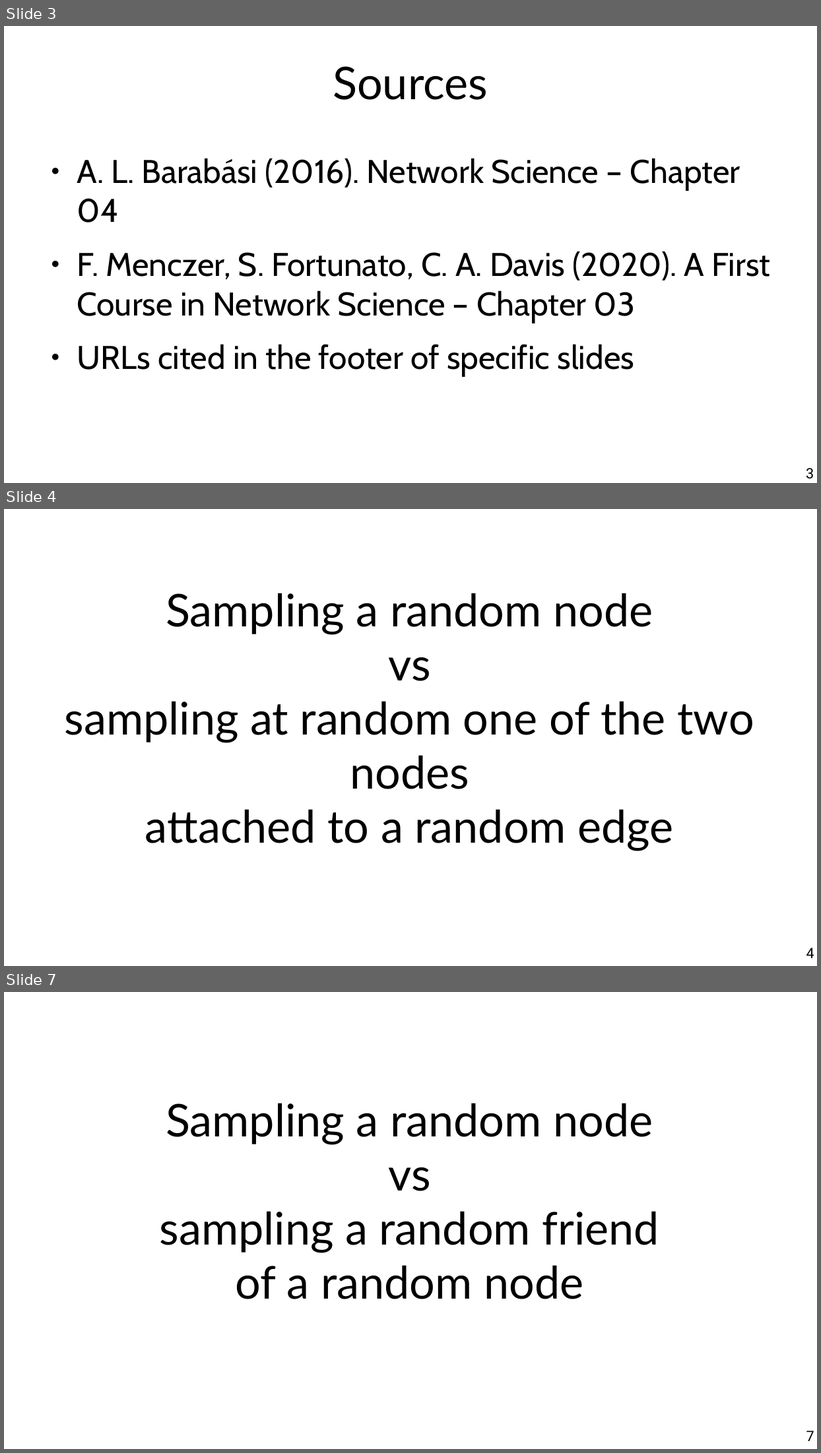
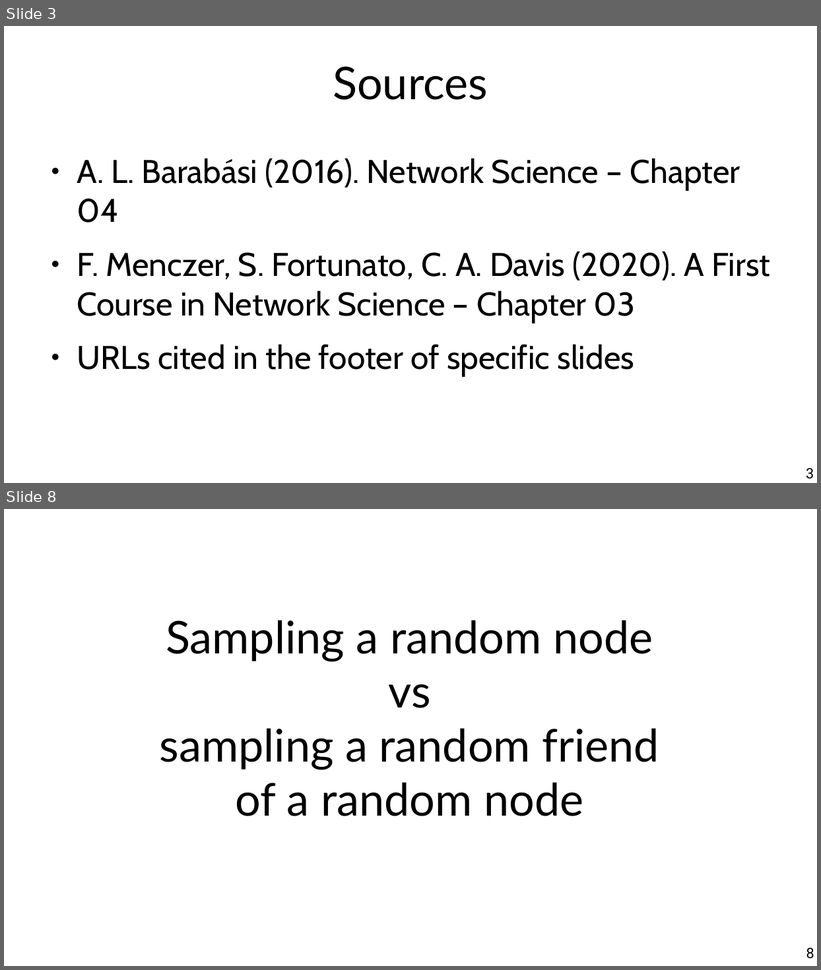
Before and after one commit to chatox/networks-science-course, a slide deck: theory/odp/tt15-friendship_paradox.odp. Shown one above the other, each under a label of ours: slides 3, 4 and 7 before the commit, slides 3 and 8 after it; the slides between them are not shown. The pictures are 821x1453 and 821x970 pixels, drawn with LibreOffice and Linux fonts; fonts in the diff are those of the drawing. Boxes give left, top, right and bottom in pixels: in the first picture for what was removed or moved away, otherwise in the second. Text is boxed around its words. In the diff, an @@ line names an element or a change of style, - is before the commit and + after.

```diff
--- a/theory/odp/tt15-friendship_paradox.odp
+++ b/theory/odp/tt15-friendship_paradox.odp
@@ slide 4 removed at box(4, 509, 817, 966), background #FFFFFF @@
@@ title removed at box(65, 593, 754, 852) @@
-Sampling a random node
-vs
-sampling at random one of the two nodes
-attached to a random edge
@@ page number removed at box(807, 948, 814, 958) @@
-4
@@ what was slide 7 is now slide 8 @@
@@ page number at box(807, 948, 814, 959): text changed @@
-7
+8
```
Also in this commit, not shown: 4 slides changed, 4 slides added, 5 other files.
